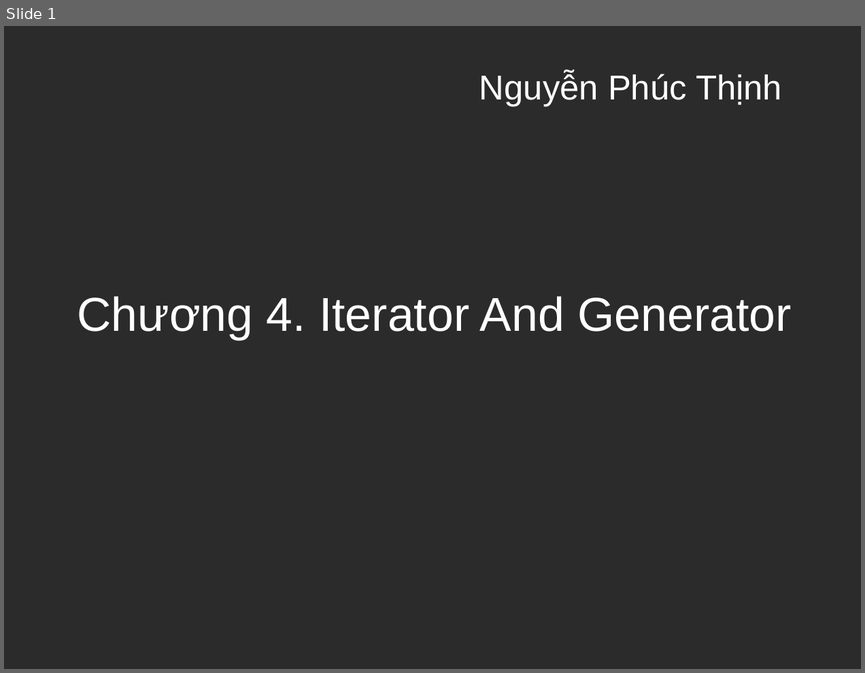
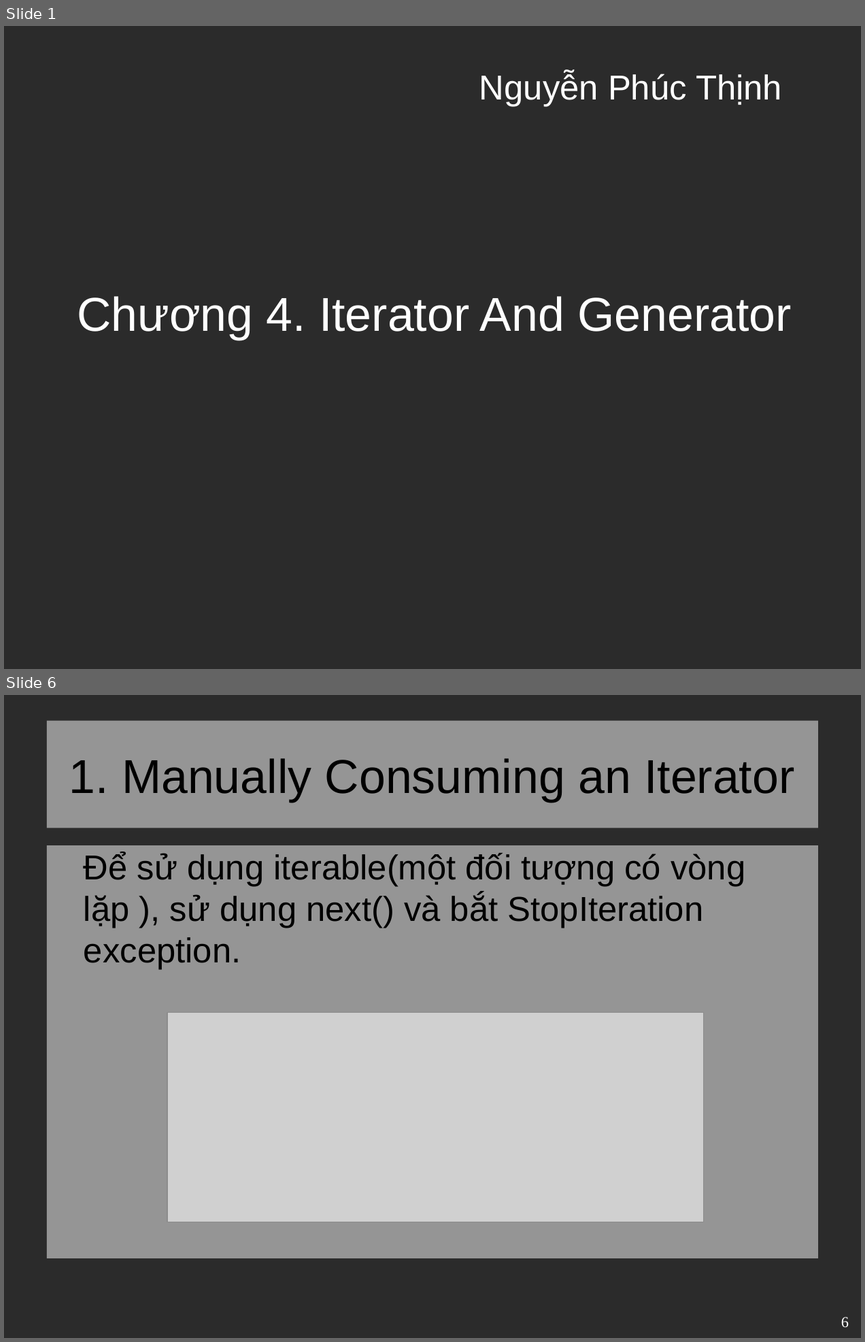
Before and after one commit to VitBomm/presentation, a slide deck: pre.odp. Shown one above the other, each under a label of ours: slide 1 before the commit, slides 1 and 6 after it; the slides between them are not shown. The pictures are 865x673 and 865x1342 pixels, drawn with LibreOffice and Linux fonts; fonts in the diff are those of the drawing; grey boxes stand for pictures; background and template pictures are left out; a plain dark background stands for a picture behind light text. Boxes give left, top, right and bottom in pixels: in the first picture for what was removed or moved away, otherwise in the second. Text is boxed around its words. In the diff, an @@ line names an element or a change of style, - is before the commit and + after.

```diff
--- a/pre.odp
+++ b/pre.odp
@@ slide 6 added at <box>4,695,861,1338</box>, background picture (left out) @@
@@ title added at <box>47,721,818,828</box>, fill #FFFFFF at 50% opacity, 44 pt, text #000000 @@
+1. Manually Consuming an Iterator
@@ text added at <box>47,845,818,1258</box>, fill #FFFFFF at 50% opacity, 32 pt, text #000000 @@
+Để sử dụng iterable(một đối tượng có vòng lặp ), sử dụng next() và bắt StopIteration exception.
@@ picture added at <box>167,1012,704,1221</box> @@
@@ page number added at <box>841,1317,849,1327</box>, 14 pt, text #FFFFFF @@
+6
```
Also in this commit, not shown: 2 slides changed, 14 other slides added, 2 slides removed, 1 other file.
